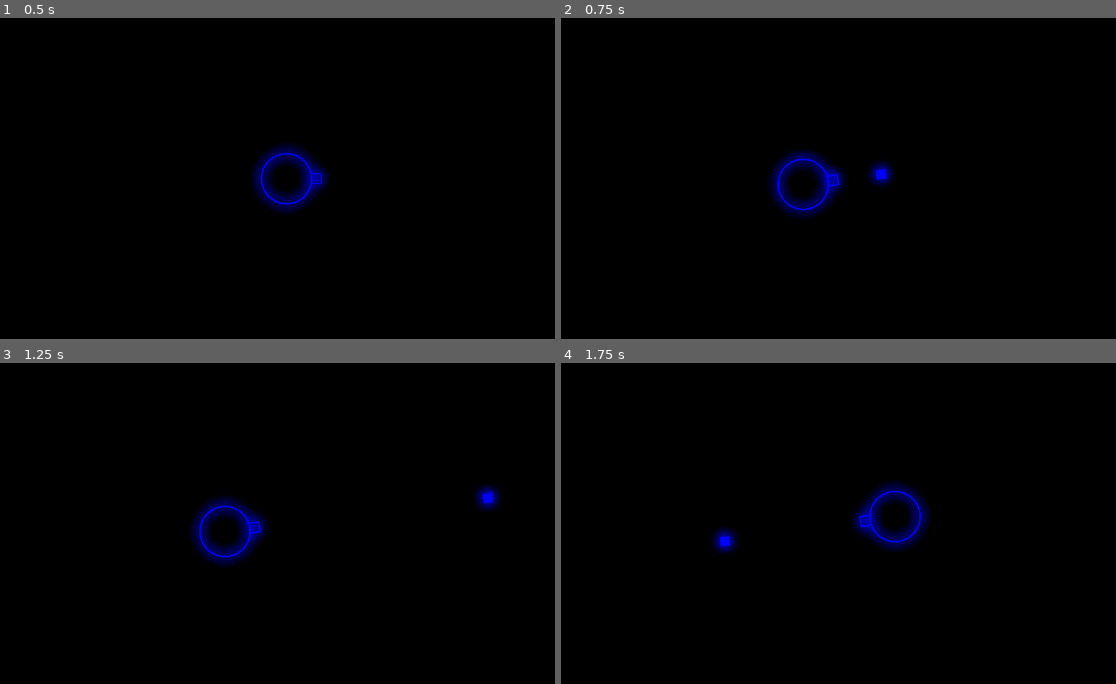
Above: before the commit, frames 1-4 (two rows, left to right).
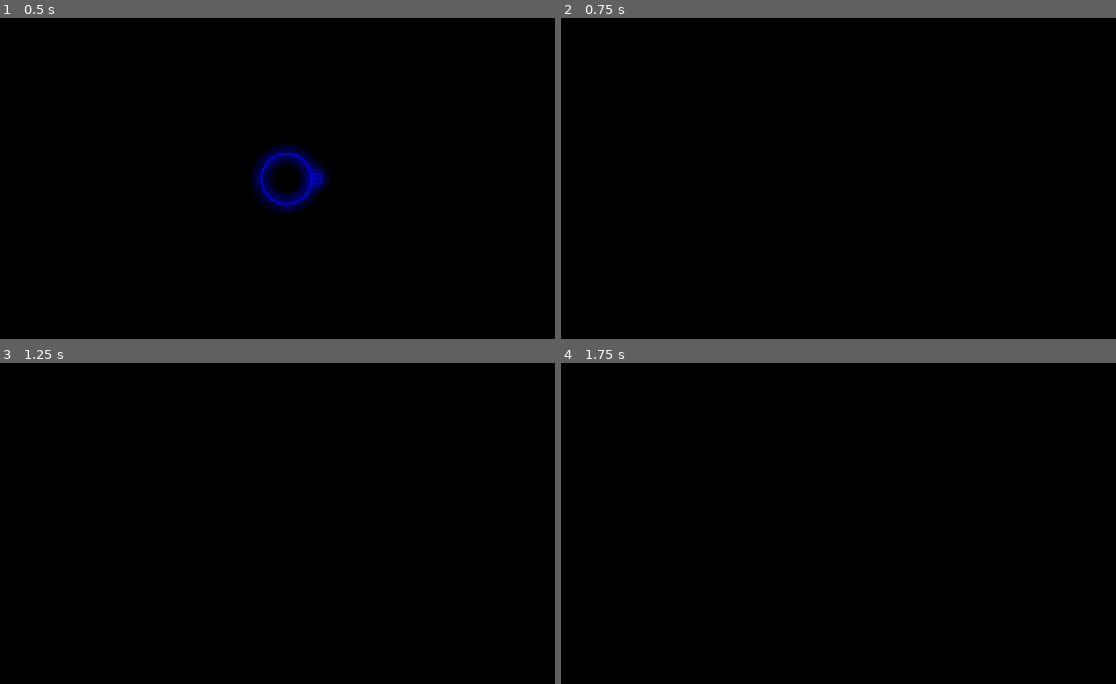
Above: after the commit, the same moments.

Repository: PrintedScripted/Socket---Pirate-Jam-25
Game: Godot game, scene res://Scenes/Map.tscn
Same seed, same stepped clock (60 frames per second), same inputs: the game is played once before the commit and once after it.
Inputs (mouse positions are in pixels of both pictures, inside the frame that each line leads up to):
- Up to frame 1 (0.5 s): no input
- Up to frame 2 (0.75 s): move the mouse to (971, 162) at 0.52 s; click (971, 162) at 0.6 s
- Up to frame 3 (1.25 s): no input
- Up to frame 4 (1.75 s): move the mouse to (733, 539) at 1.27 s; click (733, 539) at 1.35 s

Frame 1 is identical in both runs. In frame 2, 2.0% of the frame differs, in the area x 37-60%, y 41-63%; in frame 3, 2.1%, in the area x 34-91%, y 38-64%; in frame 4, 2.1%.
Error before the commit: Parse Error: Class "Enemy" hides a global script class. (res://Scripts/Enemy/enemy_base.gd:1)
Error after the commit: Invalid assignment of property or key 'speed_scaling' with value of type 'float' on a base object of type 'CharacterBody2D'. (res://GameManager.gd:87)

Commit message:
Scaling and enemy spawn jitter

Diff:
--- /dev/null
+++ b/socket---pirate-jam-2025/Enemy_base.tscn
@@ -0,0 +1,6 @@
+[gd_scene load_steps=2 format=3 uid="uid://gshdtutqqeky"]
+
+[ext_resource type="Script" path="res://Scripts/Enemy/enemy_base.gd" id="1_wwcxv"]
+
+[node name="Node2D" type="CharacterBody2D"]
+script = ExtResource("1_wwcxv")
--- a/socket---pirate-jam-2025/GameManager.gd
+++ b/socket---pirate-jam-2025/GameManager.gd
@@ -1,41 +1,67 @@
 extends Node
 
+#Enemy Variables
 @onready var enemy_striker: PackedScene = load("res://Scenes/Enemies/Striker.tscn")
 @onready var enemy_warper: PackedScene = load("res://Scenes/Enemies/Warper.tscn")
 @onready var enemy_dasher: PackedScene = load("res://Scenes/Enemies/Dasher.tscn")
+var enemies_remaining: int = 2
+var spawnpoints: Array[Node] = []
 var wave: int = 1
-var enemies_remaining: int = 2
-var spawn_count: int = 0
-var spawnpoints: Array[Node] = []
-var level: Node2D
-var spawn_timer: Timer
-var spawnrate: float = 2.5
+var enemy_spawn_count: int = 0
+var enemy_spawn_timer: Timer
+var enemy_spawnrate: float = 2.5  #Scale from Difficulty
+var rand_spawn_chance: int
+var enemy_inst
+var group_size: int = 2  #Scale from Difficulty
+var enemy_health_scaling: float = 1.0 #Scale from Difficulty
+var enemy_speed_scaling: float = 1.0 #Scale from Difficulty
+
 var weighted_spawn: Array[int] = [50, 35, 15]
 var weight_total: int = 0
-var rand_spawn_chance: int
-var inst
-var group_size: int = 2
+
+#Resource Variables
+#@onready var resource_node: PackedScene = load()
+var resourcespawns: Array[Node] = []
+var resource_spawn_timer: Timer
+var resource_spawnrate: float = 3.0 #Scale from Difficulty
+var resource_inst
+var resource_count: int = 0
+
+#Other Variables
+var level: Node2D
+var scaling_speed: float = 0.001 #Scale from Difficulty
+
+
+
+#Launch Sequence
 
 func _ready() -> void:
 	level = get_tree().get_first_node_in_group("Level")
+	resourcespawns = level.get_tree().get_nodes_in_group("SpawnResource")
 	spawnpoints = level.get_tree().get_nodes_in_group("Spawn")
-	initialize_spawn_timer()
+	initialize_resource_spawn_timer()
+	initialize_enemy_spawn_timer()
 	spawn_enemies()
 	handle_next_wave()
 
-func initialize_spawn_timer() -> void:
-	spawn_timer = Timer.new()
-	add_child(spawn_timer)
-	spawn_timer.wait_time = spawnrate
-	spawn_timer.one_shot = false
-	spawn_timer.timeout.connect(spawn_enemies)
+
+
+#Enemy spawnhandler
+
+func initialize_enemy_spawn_timer() -> void:
+	enemy_spawn_timer = Timer.new()
+	add_child(enemy_spawn_timer)
+	enemy_spawn_timer.wait_time = enemy_spawnrate
+	enemy_spawn_timer.one_shot = false
+	enemy_spawn_timer.timeout.connect(spawn_enemies)
 
 func handle_next_wave() -> void:
-	spawn_count = 0
-	spawn_timer.start()
+	enemy_spawn_count = 0
+	enemy_spawn_timer.start()
 
 func handle_enemy_death() -> void:
-	spawnrate = clamp(spawnrate - 0.001 , 0.25, 15.0)
+	scaling()
+
 	handle_next_wave()
 
 func spawn_enemies():
@@ -46,18 +72,52 @@
 		rand_spawn_chance = randi_range(0, weight_total - 1)
 		if i != group_size:
 			if rand_spawn_chance > weighted_spawn[0]:
-				inst = enemy_striker.instantiate()
+				enemy_inst = enemy_striker.instantiate()
 			elif rand_spawn_chance > weighted_spawn[1]:
-				inst = enemy_dasher.instantiate()
+				enemy_inst = enemy_dasher.instantiate()
 			elif rand_spawn_chance > weighted_spawn[2]:
-				inst = enemy_warper.instantiate()
+				enemy_inst = enemy_warper.instantiate()
 
-			if inst == null:
+			if enemy_inst == null:
 				pass
-			elif inst != null:
-				level.add_child(inst)
-				inst.global_position = random_spawn.global_position
-				spawn_count += 1
+			elif enemy_inst != null:
+				level.add_child(enemy_inst)
+				enemy_inst.global_position = Vector2(random_spawn.global_position.x + randf_range(0.0, 200.0), random_spawn.global_position.y + randf_range(0.0, 200.0))
+#				enemy_inst.health_scaling = enemy_health_scaling
+				enemy_inst.speed_scaling = enemy_speed_scaling
+				enemy_spawn_count += 1
 
-			if spawn_count == 250:
-				spawn_timer.stop()
+			if enemy_spawn_count == 250:
+				enemy_spawn_timer.stop()
+
+
+
+#Resource Spawnhandler
+func initialize_resource_spawn_timer() -> void:
+	resource_spawn_timer = Timer.new()
+	add_child(resource_spawn_timer)
+	resource_spawn_timer.wait_time = resource_spawnrate
+	resource_spawn_timer.one_shot = false
+	resource_spawn_timer.timeout.connect(spawn_resource)
+
+func spawn_resource():
+	var random_resource_spawn: Node2D = resourcespawns[randi_range(0, resourcespawns.size() - 1)]
+
+	if resource_inst == null:
+		pass
+	elif resource_inst != null:
+		level.add_child(resource_inst)
+		resource_inst.global_position = random_resource_spawn.global_position
+		resource_count += 1
+
+	if resource_count == 250:
+		resource_spawn_timer.stop()
+
+
+#Scaling
+func scaling() -> void:
+	enemy_health_scaling = clamp(enemy_health_scaling + scaling_speed, 0.5, 1000.0)
+	enemy_spawnrate = clamp(enemy_spawnrate - scaling_speed , 0.25, 15.0)
+	enemy_speed_scaling = clamp(enemy_spawnrate + scaling_speed, 0.5, 1000.0)
+
+	resource_spawnrate = clamp(resource_spawnrate + scaling_speed, 3.0, 60.0)
--- /dev/null
+++ b/socket---pirate-jam-2025/Scenes/Collectors/resource_spawnpoint.tscn
@@ -0,0 +1,4 @@
+[gd_scene format=3 uid="uid://cdiyghvq4jcgi"]
+
+[node name="Resource" type="Marker2D" groups=["SpawnResource"]]
+position = Vector2(0, -300)
--- a/socket---pirate-jam-2025/Scenes/Enemies/Dasher.tscn
+++ b/socket---pirate-jam-2025/Scenes/Enemies/Dasher.tscn
@@ -1,16 +1,30 @@
-[gd_scene load_steps=3 format=3 uid="uid://hy2i1qnbe8i5"]
+[gd_scene load_steps=4 format=3 uid="uid://hy2i1qnbe8i5"]
 
 [ext_resource type="Texture2D" uid="uid://cnqu20xtvaf30" path="res://Sprites/Enemy/Dasher.png" id="1_a15u3"]
-[ext_resource type="Script" path="res://Scripts/Enemy/enemy_base.gd" id="1_w643j"]
+
+[sub_resource type="CircleShape2D" id="CircleShape2D_frk7s"]
+radius = 126.0
+
+[sub_resource type="CircleShape2D" id="CircleShape2D_oe0no"]
+radius = 504.0
 
 [node name="Dasher" type="CharacterBody2D" groups=["Enemy"]]
 modulate = Color(1.3, 0, 1.3, 1)
 scale = Vector2(0.3, 0.3)
 motion_mode = 1
-script = ExtResource("1_w643j")
 
 [node name="CollisionPolygon2D" type="CollisionPolygon2D" parent="."]
 polygon = PackedVector2Array(-69, 95, 0, 100, 70, 94, 0, -125)
 
 [node name="Sprite2D" type="Sprite2D" parent="."]
 texture = ExtResource("1_a15u3")
+
+[node name="Player_Detect" type="Area2D" parent="."]
+
+[node name="CollisionShape2D" type="CollisionShape2D" parent="Player_Detect"]
+shape = SubResource("CircleShape2D_frk7s")
+
+[node name="In_Range_Detect" type="Area2D" parent="."]
+
+[node name="CollisionShape2D" type="CollisionShape2D" parent="In_Range_Detect"]
+shape = SubResource("CircleShape2D_oe0no")
--- a/socket---pirate-jam-2025/Scenes/Enemies/Striker.tscn
+++ b/socket---pirate-jam-2025/Scenes/Enemies/Striker.tscn
@@ -1,16 +1,23 @@
 [gd_scene load_steps=3 format=3 uid="uid://c16755oqq5wqb"]
 
 [ext_resource type="Texture2D" uid="uid://c0lttl5ko4v8t" path="res://Sprites/Enemy/Striker.png" id="1_nl04r"]
-[ext_resource type="Script" path="res://Scripts/Enemy/enemy_base.gd" id="2_tlg3w"]
+
+[sub_resource type="CircleShape2D" id="CircleShape2D_jepp6"]
+radius = 81.172
 
 [node name="Striker" type="CharacterBody2D"]
 modulate = Color(1.3, 0, 0, 1)
 scale = Vector2(0.3, 0.3)
 motion_mode = 1
-script = ExtResource("2_tlg3w")
 
 [node name="CollisionPolygon2D" type="CollisionPolygon2D" parent="."]
 polygon = PackedVector2Array(0, -59, -70, 61, 0, 66.6667, 69, 61)
 
 [node name="Sprite2D" type="Sprite2D" parent="."]
 texture = ExtResource("1_nl04r")
+
+[node name="Player_Detect" type="Area2D" parent="."]
+
+[node name="CollisionShape2D" type="CollisionShape2D" parent="Player_Detect"]
+position = Vector2(0, 20)
+shape = SubResource("CircleShape2D_jepp6")
--- a/socket---pirate-jam-2025/Scenes/Enemies/Warper.tscn
+++ b/socket---pirate-jam-2025/Scenes/Enemies/Warper.tscn
@@ -1,16 +1,24 @@
 [gd_scene load_steps=3 format=3 uid="uid://bre27k0wm1qsp"]
 
 [ext_resource type="Texture2D" uid="uid://8p0d7sy63ik4" path="res://Sprites/Enemy/Warper.png" id="1_lf84r"]
-[ext_resource type="Script" path="res://Scripts/Enemy/enemy_base.gd" id="2_w22rs"]
+
+[sub_resource type="CircleShape2D" id="CircleShape2D_y1yj3"]
+radius = 100.0
 
 [node name="Warper" type="CharacterBody2D"]
 modulate = Color(0, 1.3, 0, 1)
+position = Vector2(0.75, 0)
 scale = Vector2(0.3, 0.3)
 motion_mode = 1
-script = ExtResource("2_w22rs")
 
 [node name="CollisionPolygon2D" type="CollisionPolygon2D" parent="."]
 polygon = PackedVector2Array(-2, -82, 89, -15, 54, 93, -59, 93, -94, -15)
 
 [node name="Sprite2D" type="Sprite2D" parent="."]
 texture = ExtResource("1_lf84r")
+
+[node name="Player_Detect" type="Area2D" parent="."]
+position = Vector2(-3, 15)
+
+[node name="CollisionShape2D" type="CollisionShape2D" parent="Player_Detect"]
+shape = SubResource("CircleShape2D_y1yj3")
--- a/socket---pirate-jam-2025/Scenes/Map.tscn
+++ b/socket---pirate-jam-2025/Scenes/Map.tscn
@@ -1,10 +1,9 @@
-[gd_scene load_steps=7 format=3 uid="uid://ddt88exu6445"]
+[gd_scene load_steps=6 format=3 uid="uid://ddt88exu6445"]
 
 [ext_resource type="Texture2D" uid="uid://d3m24njyngnxv" path="res://Sprites/black_background.png" id="1_hecyh"]
 [ext_resource type="PackedScene" uid="uid://drjj7gl8k7x17" path="res://Scenes/Player/Player.tscn" id="2_xm666"]
-[ext_resource type="Script" path="res://Scripts/Misc/camera.gd" id="3_k5hh6"]
-[ext_resource type="Script" path="res://Scripts/Misc/spawn_rotate.gd" id="4_5i1lb"]
-[ext_resource type="PackedScene" uid="uid://y1u2u2vfrxdd" path="res://spawnpoint.tscn" id="7_0qyqq"]
+[ext_resource type="Script" path="res://Scripts/Misc/camera.gd" id="3_ql2ge"]
+[ext_resource type="PackedScene" uid="uid://bl0nukjgdwqtv" path="res://Scenes/Misc/Spawners.tscn" id="4_jfd88"]
 
 [sub_resource type="Environment" id="Environment_thjbp"]
 background_mode = 3
@@ -32,26 +31,15 @@
 scale = Vector2(0.25, 0.25)
 
 [node name="Camera2D" type="Camera2D" parent="." node_paths=PackedStringArray("target")]
-limit_left = -2000
-limit_top = -2000
-limit_right = 2000
-limit_bottom = 2000
+limit_left = -3500
+limit_top = -3500
+limit_right = 3500
+limit_bottom = 3500
 limit_smoothed = true
-script = ExtResource("3_k5hh6")
-target = NodePath("../Player")
+script = ExtResource("3_ql2ge")
+target = NodePath("../Center")
 MAX_DISTANCE = 0.1
 
-[node name="Center" type="Marker2D" parent="."]
-script = ExtResource("4_5i1lb")
+[node name="HUD" type="CanvasLayer" parent="Camera2D"]
 
-[node name="Spawnpoint4" parent="Center" instance=ExtResource("7_0qyqq")]
-position = Vector2(3000, 0)
-
-[node name="Spawnpoint3" parent="Center" instance=ExtResource("7_0qyqq")]
-position = Vector2(-3000, 0)
-
-[node name="Spawnpoint2" parent="Center" instance=ExtResource("7_0qyqq")]
-position = Vector2(0, 3000)
-
-[node name="Spawnpoint" parent="Center" instance=ExtResource("7_0qyqq")]
-position = Vector2(0, -3000)
+[node name="Center" parent="." instance=ExtResource("4_jfd88")]
--- /dev/null
+++ b/socket---pirate-jam-2025/Scenes/Misc/Spawners.tscn
@@ -0,0 +1,31 @@
+[gd_scene load_steps=4 format=3 uid="uid://bl0nukjgdwqtv"]
+
+[ext_resource type="Script" path="res://Scripts/Misc/spawn_rotate.gd" id="1_je8yi"]
+[ext_resource type="PackedScene" uid="uid://y1u2u2vfrxdd" path="res://Scenes/Misc/spawnpoint.tscn" id="2_bs3hh"]
+[ext_resource type="PackedScene" uid="uid://cdiyghvq4jcgi" path="res://Scenes/Collectors/resource_spawnpoint.tscn" id="3_0j586"]
+
+[node name="Center" type="Marker2D"]
+script = ExtResource("1_je8yi")
+
+[node name="Spawnpoint4" parent="." instance=ExtResource("2_bs3hh")]
+position = Vector2(3000, 0)
+
+[node name="Spawnpoint3" parent="." instance=ExtResource("2_bs3hh")]
+position = Vector2(-3000, 0)
+
+[node name="Spawnpoint2" parent="." instance=ExtResource("2_bs3hh")]
+position = Vector2(0, 3000)
+
+[node name="Spawnpoint" parent="." instance=ExtResource("2_bs3hh")]
+position = Vector2(0, -3000)
+
+[node name="Resource" parent="." instance=ExtResource("3_0j586")]
+
+[node name="Resource2" parent="." instance=ExtResource("3_0j586")]
+position = Vector2(300, 0)
+
+[node name="Resource3" parent="." instance=ExtResource("3_0j586")]
+position = Vector2(0, 300)
+
+[node name="Resource4" parent="." instance=ExtResource("3_0j586")]
+position = Vector2(-300, 0)
--- a/socket---pirate-jam-2025/Scenes/Player/Player.tscn
+++ b/socket---pirate-jam-2025/Scenes/Player/Player.tscn
@@ -9,6 +9,9 @@
 
 [sub_resource type="CircleShape2D" id="CircleShape2D_0kigr"]
 radius = 206.022
+
+[sub_resource type="CircleShape2D" id="CircleShape2D_autx1"]
+radius = 229.0
 
 [sub_resource type="ShaderMaterial" id="ShaderMaterial_7su6x"]
 shader = ExtResource("1_kydsr")
@@ -26,6 +29,11 @@
 [node name="CollisionShape2D" type="CollisionShape2D" parent="."]
 shape = SubResource("CircleShape2D_0kigr")
 
+[node name="Enemy_Detection" type="Area2D" parent="."]
+
+[node name="CollisionShape2D" type="CollisionShape2D" parent="Enemy_Detection"]
+shape = SubResource("CircleShape2D_autx1")
+
 [node name="Center" type="Sprite2D" parent="."]
 texture = ExtResource("1_h5qtt")
 
--- a/socket---pirate-jam-2025/Scenes/Player/cannon_projectile.tscn
+++ b/socket---pirate-jam-2025/Scenes/Player/cannon_projectile.tscn
@@ -1,7 +1,7 @@
 [gd_scene load_steps=4 format=3 uid="uid://deb6ddak4as6l"]
 
 [ext_resource type="Script" path="res://Scripts/Weapon/cannon_projectile.gd" id="1_02vyb"]
-[ext_resource type="Texture2D" uid="uid://5nkwjsatrtjd" path="res://Sprites/drone.png" id="2_1xjs4"]
+[ext_resource type="Texture2D" uid="uid://5nkwjsatrtjd" path="res://Sprites/Collectors/drone.png" id="2_1xjs4"]
 
 [sub_resource type="CircleShape2D" id="CircleShape2D_c16bx"]
 radius = 52.0384
--- /dev/null
+++ b/socket---pirate-jam-2025/Scenes/Start_menu.tscn
@@ -0,0 +1,69 @@
+[gd_scene load_steps=5 format=3 uid="uid://b2wxk5ssc04f2"]
+
+[ext_resource type="Texture2D" uid="uid://blsxoqxv6kqrs" path="res://Sprites/Menus/Placeholder_title.png" id="1_wn4vg"]
+[ext_resource type="Texture2D" uid="uid://ceijoc0ircree" path="res://Sprites/Menus/start_button.png" id="2_3exk6"]
+[ext_resource type="Texture2D" uid="uid://c57btfysfrdrp" path="res://Sprites/Menus/credits.png" id="3_k52ya"]
+[ext_resource type="Texture2D" uid="uid://bjf4gnltsla5y" path="res://Sprites/Menus/options.png" id="4_rel5r"]
+
+[node name="MainMenu" type="MarginContainer"]
+anchors_preset = 15
+anchor_right = 1.0
+anchor_bottom = 1.0
+offset_right = 2208.0
+offset_bottom = -176.0
+grow_horizontal = 2
+grow_vertical = 2
+theme_override_constants/margin_left = 120
+theme_override_constants/margin_top = 80
+theme_override_constants/margin_right = 120
+theme_override_constants/margin_bottom = 80
+
+[node name="HBoxContainer" type="HBoxContainer" parent="."]
+layout_mode = 2
+
+[node name="VBoxContainer" type="VBoxContainer" parent="HBoxContainer"]
+layout_mode = 2
+size_flags_horizontal = 2
+size_flags_vertical = 4
+theme_override_constants/separation = 50
+
+[node name="Title" type="TextureRect" parent="HBoxContainer/VBoxContainer"]
+modulate = Color(0, 1.2, 1.2, 1)
+clip_contents = true
+layout_mode = 2
+size_flags_horizontal = 0
+texture = ExtResource("1_wn4vg")
+
+[node name="MenuSelectables" type="VBoxContainer" parent="HBoxContainer/VBoxContainer"]
+layout_mode = 2
+size_flags_vertical = 3
+focus_neighbor_top = NodePath("../Title")
+focus_neighbor_bottom = NodePath("../TextureRect")
+theme_override_constants/separation = 25
+alignment = 2
+
+[node name="Start" type="TextureRect" parent="HBoxContainer/VBoxContainer/MenuSelectables"]
+clip_contents = true
+custom_minimum_size = Vector2(0, -100)
+layout_mode = 2
+size_flags_horizontal = 0
+size_flags_vertical = 4
+texture = ExtResource("2_3exk6")
+
+[node name="Credits" type="TextureRect" parent="HBoxContainer/VBoxContainer/MenuSelectables"]
+layout_mode = 2
+size_flags_horizontal = 0
+size_flags_vertical = 4
+texture = ExtResource("3_k52ya")
+
+[node name="Settings" type="TextureRect" parent="HBoxContainer/VBoxContainer/MenuSelectables"]
+layout_mode = 2
+size_flags_horizontal = 0
+size_flags_vertical = 4
+texture = ExtResource("4_rel5r")
+
+[node name="TextureRect" type="TextureRect" parent="HBoxContainer/VBoxContainer"]
+layout_mode = 2
+
+[node name="CenterContainer" type="CenterContainer" parent="HBoxContainer"]
+layout_mode = 2
--- /dev/null
+++ b/socket---pirate-jam-2025/Scenes/UI/hud.tscn
@@ -0,0 +1,3 @@
+[gd_scene format=3 uid="uid://c6pkq2kgdchrp"]
+
+[node name="HUD" type="CanvasLayer"]
--- a/socket---pirate-jam-2025/Scripts/Enemy/enemy_base.gd
+++ b/socket---pirate-jam-2025/Scripts/Enemy/enemy_base.gd
@@ -2,17 +2,27 @@
 
 
 @export var speed: float = 30000.0
-@export var health: float = 100.0
+@export var max_health: float = 100.0
+@export var weight: float = 100.0
+@export var h_scaling: float
+@export var speed_scaling: float
+var health: float
 var target: Player
 
-func _physics_process(delta: float) -> void:
-	if target == null:
-		target = get_tree().get_nodes_in_group("Player")[0]
-	if target != null:
-		velocity = position.direction_to(target.position) * speed * delta
-		move_and_slide()
-		look_at(target.global_position)
-		rotation_degrees += 90
+func _ready() -> void:
+#	health = max_health * h_scaling
+	speed = clamp(speed * speed_scaling * 1000, 500, 15000)
+	print(speed_scaling)
+
+#func _physics_process(delta: float) -> void:
+	#if target == null:
+		#target = get_tree().get_nodes_in_group("Player")[0]
+	#if target != null:
+		#velocity = position.direction_to(target.position) * speed * delta
+		#move_and_slide()
+		#look_at(target.global_position)
+		#rotation_degrees += 90
+	#
 
 func apply_damage(damage: float) -> void:
 	health = clamp(health - damage, 0.0, 100.0)
--- a/socket---pirate-jam-2025/Scripts/Misc/camera.gd
+++ b/socket---pirate-jam-2025/Scripts/Misc/camera.gd
@@ -9,7 +9,7 @@
 @export var SMOOTH_SPEED: float = 5.0
 
 var target_position := Vector2.INF
-var fallback_target: Node = null
+var fallback_target: Node = target
 
 func _ready():
 	fallback_target = target
@@ -24,4 +24,4 @@
 				target_position.y = clamp(target_position.y, -MAX_DISTANCE + target_position.y, MAX_DISTANCE + target_position.y)
 
 	if target_position != Vector2.INF:
-		position = lerp(position, target_position / 2, SMOOTH_SPEED * delta)
+		position = lerp(position, target_position * 10, SMOOTH_SPEED * delta)
--- /dev/null
+++ b/socket---pirate-jam-2025/Scripts/Misc/camera_2d.tscn
@@ -0,0 +1,14 @@
+[gd_scene load_steps=2 format=3 uid="uid://dxo3osun7dr48"]
+
+[ext_resource type="Script" path="res://Scripts/Misc/camera.gd" id="1_yk668"]
+
+[node name="Camera2D" type="Camera2D"]
+limit_left = -2000
+limit_top = -2000
+limit_right = 2000
+limit_bottom = 2000
+limit_smoothed = true
+script = ExtResource("1_yk668")
+MAX_DISTANCE = 0.1
+
+[node name="HUD" type="CanvasLayer" parent="."]
--- a/socket---pirate-jam-2025/Scripts/Misc/spawn_rotate.gd
+++ b/socket---pirate-jam-2025/Scripts/Misc/spawn_rotate.gd
@@ -2,9 +2,10 @@
 
 var trigger: int = 0
 # Called every frame. 'delta' is the elapsed time since the previous frame.
-func _process(delta: float) -> void:
+func _process(_delta: float) -> void:
 	trigger += 1
 	if trigger % 2 == 0:
 		rotation_degrees += 1
 		if rotation_degrees == 360:
+			@warning_ignore("standalone_expression")
 			rotation_degrees == 0
--- a/socket---pirate-jam-2025/Scripts/Weapon/cannon_projectile.gd
+++ b/socket---pirate-jam-2025/Scripts/Weapon/cannon_projectile.gd
@@ -4,7 +4,7 @@
 
 @export var lifespan: float = 2
 @export var speed: float = 50.0
-@export var damage: float = 15.0
+@export var damage: float = 100.0
 var spawned_from: Node
 
 func _physics_process(_delta: float) -> void:
--- a/socket---pirate-jam-2025/Sprites/icon.svg
+++ /dev/null
@@ -1 +0,0 @@
-<svg xmlns="http://www.w3.org/2000/svg" width="128" height="128"><rect width="124" height="124" x="2" y="2" fill="#363d52" stroke="#212532" stroke-width="4" rx="14"/><g fill="#fff" transform="translate(12.322 12.322)scale(.101)"><path d="M105 673v33q407 354 814 0v-33z"/><path fill="#478cbf" d="m105 673 152 14q12 1 15 14l4 67 132 10 8-61q2-11 15-15h162q13 4 15 15l8 61 132-10 4-67q3-13 15-14l152-14V427q30-39 56-81-35-59-83-108-43 20-82 47-40-37-88-64 7-51 8-102-59-28-123-42-26 43-46 89-49-7-98 0-20-46-46-89-64 14-123 42 1 51 8 102-48 27-88 64-39-27-82-47-48 49-83 108 26 42 56 81zm0 33v39c0 276 813 276 814 0v-39l-134 12-5 69q-2 10-14 13l-162 11q-12 0-16-11l-10-65H446l-10 65q-4 11-16 11l-162-11q-12-3-14-13l-5-69z"/><path d="M483 600c0 34 58 34 58 0v-86c0-34-58-34-58 0z"/><circle cx="725" cy="526" r="90"/><circle cx="299" cy="526" r="90"/></g><g fill="#414042" transform="translate(12.322 12.322)scale(.101)"><circle cx="307" cy="532" r="60"/><circle cx="717" cy="532" r="60"/></g></svg>
--- a/socket---pirate-jam-2025/project.godot
+++ b/socket---pirate-jam-2025/project.godot
@@ -13,7 +13,6 @@
 config/name="Socket - Pirate Jam 2025"
 run/main_scene="res://Scenes/Map.tscn"
 config/features=PackedStringArray("4.3", "GL Compatibility")
-config/icon="res://Sprites/icon.svg"
 
 [autoload]
 
@@ -31,6 +30,7 @@
 Player=""
 Spawn=""
 Level=""
+SpawnResource=""
 
 [input]
 
Renamed: socket---pirate-jam-2025/spawnpoint.tscn -> socket---pirate-jam-2025/Scenes/Misc/spawnpoint.tscn
Not shown: 1 places in socket---pirate-jam-2025/Scenes/Player/Player.tscn that only renumber resources
Renamed: socket---pirate-jam-2025/Sprites/drone.png -> socket---pirate-jam-2025/Sprites/Collectors/drone.png
Not shown, changed: socket---pirate-jam-2025/Sprites/Collectors/drone.png.import
Binary file removed: socket---pirate-jam-2025/Sprites/Cursor.png
Binary file added: socket---pirate-jam-2025/Sprites/Menus/Placeholder_title.png
Not shown, added: socket---pirate-jam-2025/Sprites/Menus/Placeholder_title.png.import
Binary file added: socket---pirate-jam-2025/Sprites/Menus/credits.png
Not shown, changed: socket---pirate-jam-2025/Sprites/Menus/credits.png.import
Binary file added: socket---pirate-jam-2025/Sprites/Menus/options.png
Not shown, added: socket---pirate-jam-2025/Sprites/Menus/options.png.import
Binary file added: socket---pirate-jam-2025/Sprites/Menus/start_button.png
(and 2 more such lines)
